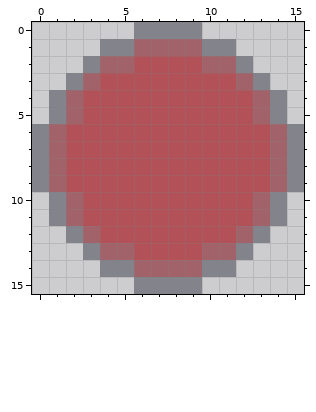
Edited in one commit: pixel-art file (sprites/red_chip_hint.aseprite). The picture above was drawn from the file before the commit.
16x16 pixels, 1 frame.
The result:
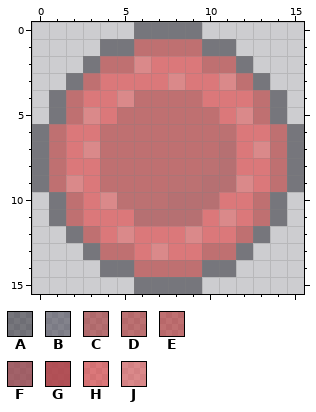
Palette (. is transparent): A #1f1f2880  B #3636467d  C #a0141480  D #ac151580  E #b2131380  F #933c45bd  G #ae3e44dd  H #e8242480  J #e7454580
What changed:
Changed rows in their new state; - is an unchanged pixel.
first column x 0:
 0 ------AAAA------
 1 ----AAEEEEAA----
 2 ---AEEJHHHEEA---
 3 --AEHHHHJHHJEA--
 4 -AEHHJEEEEHHHEA-
 5 -AEJHEEEEEEHJEA-
 6 AEHHEEEEEEEDHHEA
 7 AEHJEEEEEEECHJEA
 8 AEHHEEEEEEDCHHEA
 9 AEJHEEEEDDCCJHEA
10 -AEHJDDDCCCHHEA-
11 -AEHHHCCCCHJHEA-
12 --AEHJHHHJHHEA--
13 ---AEEHJHHEEA---
14 ----AAEEEEAA----
15 ------AAAA------
